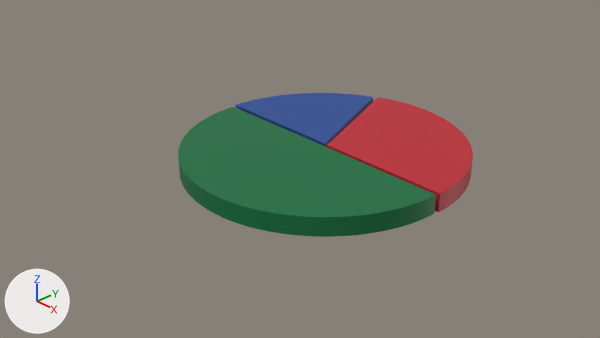
The Blender file assets/chartQuality.blend: old version first, new version second.
Before and after are seen from the file's camera 'Camera'. Every picture has the same lights, and +X, +Y and +Z are marked at lower left.

Names of what the first picture shows: '20Invest', '30wants', '50save'.
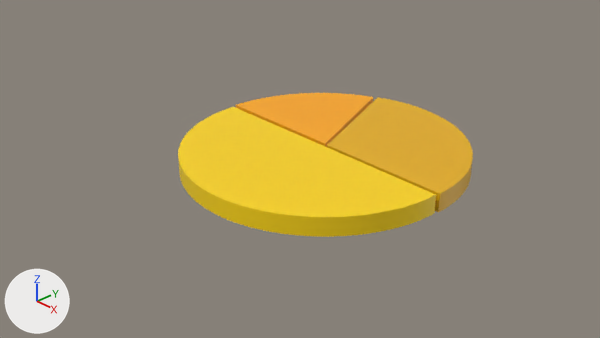
Location of each change, (x1, y1, x2, y2) in pixels of the pictures (600 x 338 px):
```json
{"object": "50save", "change": "recoloured", "before": [178, 107, 436, 237], "after": [178, 107, 436, 237], "on screen": "green to yellow"}
{"object": "30wants", "change": "recoloured", "before": [327, 97, 473, 212], "after": [327, 97, 473, 212], "on screen": "red to orange"}
{"object": "20Invest", "change": "recoloured", "before": [235, 93, 373, 147], "after": [235, 93, 373, 147], "on screen": "blue to orange"}
```

Edits to the scene script, one JSON object a line:
```json
{"op": "set", "path": "mat_material_001.base_color", "old": "(0.0, 0.159, 0.0452)", "new": "(1.0, 0.68, 0.0)", "note": "dark green #006f3c -> yellow #ffd700"}
{"op": "set", "path": "mat_material_002.base_color", "old": "(0.521, 0.0152, 0.0284)", "new": "(0.807, 0.44, 0.00368)", "note": "red #bf212f -> yellow #e8b10c"}
{"op": "set", "path": "mat_material_003.base_color", "old": "(0.0194, 0.0704, 0.305)", "new": "(1.0, 0.402, 0.00402)", "note": "blue #264b96 -> orange #ffaa0d"}
```
